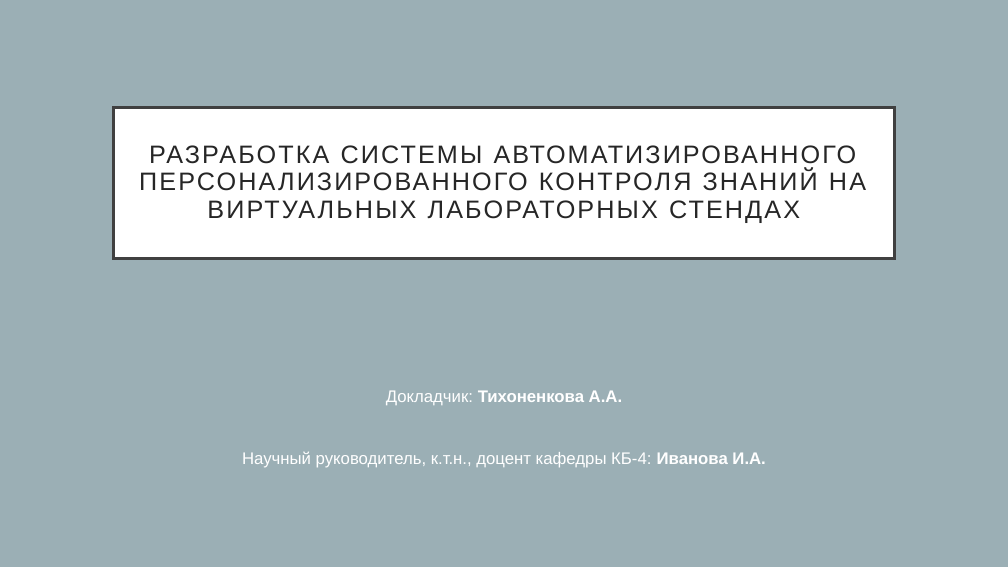
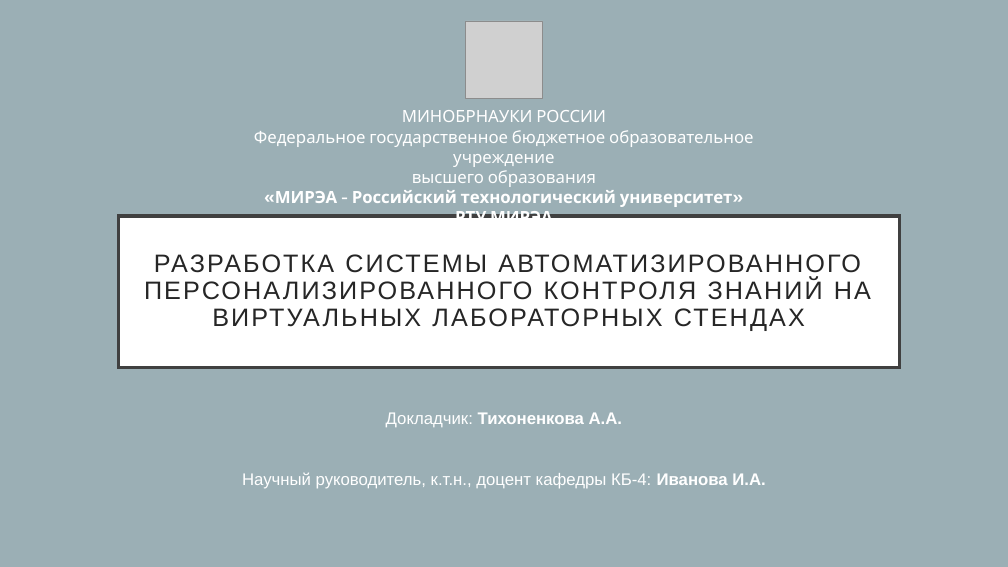
Before and after one commit to PolMarzia/diplom, a slide deck: slide 1 of Prez.pptx. Drawn at 1008x567 pixels with LibreOffice and Linux fonts; fonts in the diff are those of the drawing; grey boxes stand for pictures. Boxes give left, top, right and bottom in pixels: in the first picture for what was removed or moved away, otherwise in the second. Text is boxed around its words. In the diff, an @@ line names an element or a change of style, - is before the commit and + after.

```diff
--- a/Prez.pptx
+++ b/Prez.pptx
@@ picture added at [465, 21, 542, 98] @@
@@ text added at [254, 110, 753, 218], 16 pt, text #FFFFFF @@
+МИНОБРНАУКИ РОССИИ
+Федеральное государственное бюджетное образовательное учреждение
+высшего образования
+«МИРЭА - Российский технологический университет»
+РТУ МИРЭА
@@ title "РАЗРАБОТКА СИСТЕМЫ АВТОМАТИЗИРОВАННОГО ПЕРСОНАЛИЗИРОВАННОГО  ...": place and size @@
-title "РАЗРАБОТКА СИСТЕМЫ АВТОМАТИЗИРОВАННОГО ПЕРСОНАЛИЗИРОВАННОГО  ..." at [114, 107, 895, 259]
+title "РАЗРАБОТКА СИСТЕМЫ АВТОМАТИЗИРОВАННОГО ПЕРСОНАЛИЗИРОВАННОГО  ..." at [119, 216, 899, 368]
@@ subtitle "Докладчик: Тихоненкова А.А.": place and size @@
-subtitle "Докладчик: Тихоненкова А.А." at [242, 390, 765, 468]
+subtitle "Докладчик: Тихоненкова А.А." at [242, 412, 765, 489]
```
Also in this commit, not shown: 13 other slides changed, 1 slide removed, 3 other files.
